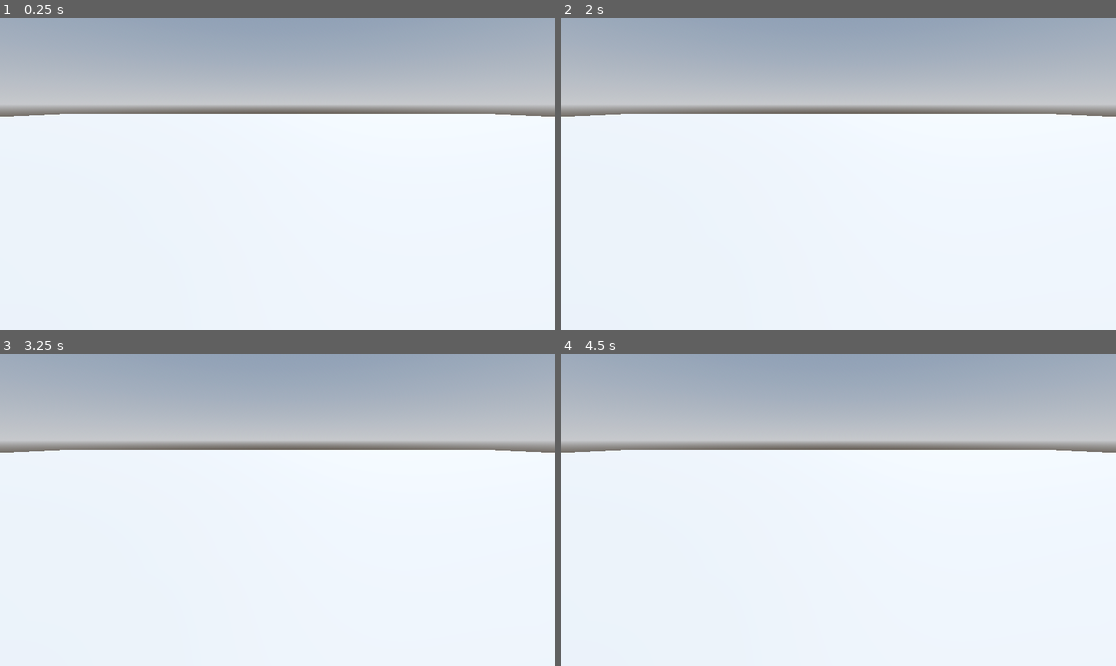
Above: before the commit, frames 1-4 (two rows, left to right).
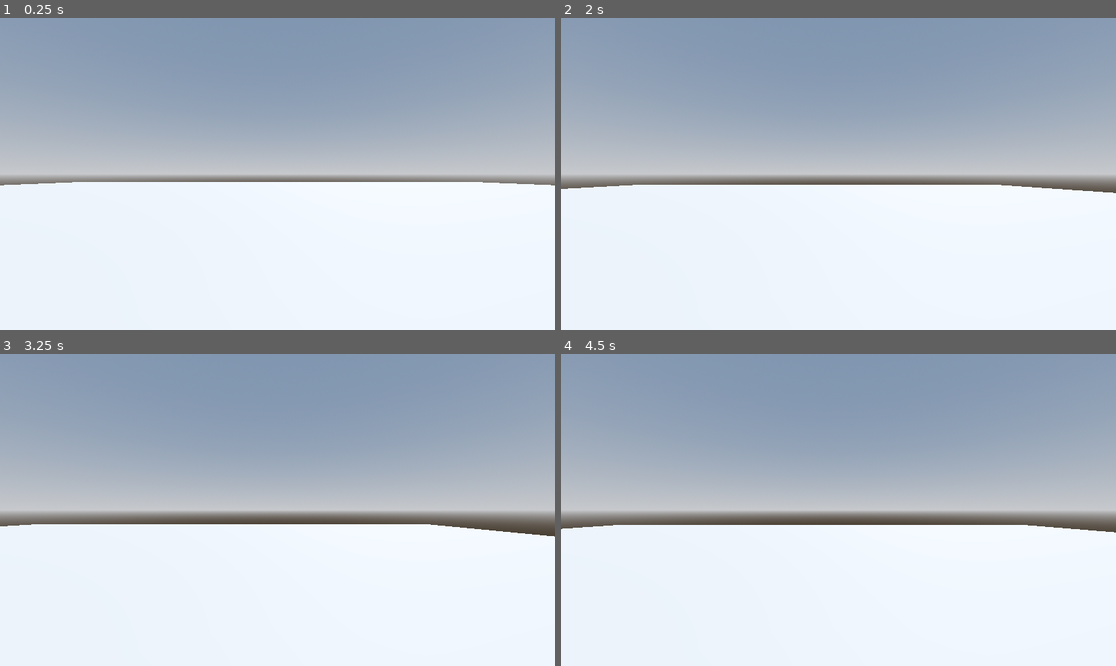
Above: after the commit, the same moments.

Repository: niamh-d/godot-3d-fps
Game: Godot game, scene res://Levels/sandbox.tscn
Two runs of this game, one before a commit and one after it. Both use one fixed random seed, a clock stepped at 60 frames per second and the inputs below.
Inputs:
- Up to frame 1 (0.25 s): no input
- Up to frame 2 (2 s): tap Enter at 0.5 s; hold D (move_right, bound only after the commit) 0.53-1.28 s; tap Space (jump, bound only after the commit) at 0.6, 0.77, 1.07, 1.25, 1.35, 1.52, 1.82 s; hold S (move_back, bound only after the commit) from 1.28 s (still down)
- Up to frame 3 (3.25 s): release S (move_back, bound only after the commit) at 2.03 s; hold D (move_right, bound only after the commit) 2.03-2.78 s; tap Space (jump, bound only after the commit) at 2.1, 2.85, 3.02 s; hold W (move_forward, bound only after the commit) from 2.78 s (still down)
- Up to frame 4 (4.5 s): tap Space (jump, bound only after the commit) at 3.32, 3.6, 3.77, 4.07, 4.35 s; release W (move_forward, bound only after the commit) at 3.53 s; hold A (move_left, bound only after the commit) from 3.53 s (still down)

The runs differ from the first frame. In frame 1, 44% of the frame differs, in the area x 0-100%, y 5-54%; in frame 2, 45%; in frame 3, 46%; in frame 4, 46%, in the area x 0-100%, y 5-58%.

Commit message:
player movement

Diff:
--- a/Levels/sandbox.tscn
+++ b/Levels/sandbox.tscn
@@ -1,4 +1,6 @@
-[gd_scene load_steps=4 format=3 uid="uid://djvputsthnw0g"]
+[gd_scene load_steps=5 format=3 uid="uid://djvputsthnw0g"]
+
+[ext_resource type="PackedScene" uid="uid://hpri5gdawsdq" path="res://Player/player.tscn" id="1_el0td"]
 
 [sub_resource type="ProceduralSkyMaterial" id="ProceduralSkyMaterial_lciwm"]
 sky_horizon_color = Color(0.64625, 0.65575, 0.67075, 1)
@@ -27,5 +29,5 @@
 use_collision = true
 size = Vector3(64, 1, 64)
 
-[node name="Camera3D" type="Camera3D" parent="."]
-transform = Transform3D(1, 0, 0, 0, 0.946018, 0.324116, 0, -0.324116, 0.946018, 0, 1.37371, 0)
+[node name="Player" parent="." instance=ExtResource("1_el0td")]
+transform = Transform3D(1, 0, 0, 0, 1, 0, 0, 0, 1, 0, 1, 0)
--- /dev/null
+++ b/Player/player.gd
@@ -0,0 +1,28 @@
+extends CharacterBody3D
+
+
+@export var speed := 5.0
+@export var jump_velocity := 4.5
+
+
+func _physics_process(delta: float) -> void:
+	# Add the gravity.
+	if not is_on_floor():
+		velocity += get_gravity() * delta
+
+	# Handle jump.
+	if Input.is_action_just_pressed("jump") and is_on_floor():
+		velocity.y = jump_velocity
+
+	# Get the input direction and handle the movement/deceleration.
+	# As good practice, you should replace UI actions with custom gameplay actions.
+	var input_dir := Input.get_vector("move_left", "move_right", "move_forward", "move_back")
+	var direction := (transform.basis * Vector3(input_dir.x, 0, input_dir.y)).normalized()
+	if direction:
+		velocity.x = direction.x * speed
+		velocity.z = direction.z * speed
+	else:
+		velocity.x = move_toward(velocity.x, 0, speed)
+		velocity.z = move_toward(velocity.z, 0, speed)
+
+	move_and_slide()
--- /dev/null
+++ b/Player/player.tscn
@@ -0,0 +1,19 @@
+[gd_scene load_steps=4 format=3 uid="uid://hpri5gdawsdq"]
+
+[ext_resource type="Script" path="res://Player/player.gd" id="1_4hj1r"]
+
+[sub_resource type="CapsuleMesh" id="CapsuleMesh_x4edi"]
+
+[sub_resource type="CapsuleShape3D" id="CapsuleShape3D_qe67t"]
+
+[node name="Player" type="CharacterBody3D"]
+script = ExtResource("1_4hj1r")
+
+[node name="MeshInstance3D" type="MeshInstance3D" parent="."]
+mesh = SubResource("CapsuleMesh_x4edi")
+
+[node name="CollisionShape3D" type="CollisionShape3D" parent="."]
+shape = SubResource("CapsuleShape3D_qe67t")
+
+[node name="Camera3D" type="Camera3D" parent="."]
+transform = Transform3D(1, 0, 0, 0, 1, 0, 0, 0, 1, 0, 0.3, 0)
--- a/project.godot
+++ b/project.godot
@@ -14,3 +14,35 @@
 run/main_scene="res://Levels/sandbox.tscn"
 config/features=PackedStringArray("4.3", "Forward Plus")
 config/icon="res://icon.svg"
+
+[input]
+
+move_forward={
+"deadzone": 0.5,
+"events": [Object(InputEventKey,"resource_local_to_scene":false,"resource_name":"","device":-1,"window_id":0,"alt_pressed":false,"shift_pressed":false,"ctrl_pressed":false,"meta_pressed":false,"pressed":false,"keycode":0,"physical_keycode":87,"key_label":0,"unicode":119,"location":0,"echo":false,"script":null)
+, Object(InputEventKey,"resource_local_to_scene":false,"resource_name":"","device":-1,"window_id":0,"alt_pressed":false,"shift_pressed":false,"ctrl_pressed":false,"meta_pressed":false,"pressed":false,"keycode":0,"physical_keycode":4194320,"key_label":0,"unicode":0,"location":0,"echo":false,"script":null)
+]
+}
+move_left={
+"deadzone": 0.5,
+"events": [Object(InputEventKey,"resource_local_to_scene":false,"resource_name":"","device":-1,"window_id":0,"alt_pressed":false,"shift_pressed":false,"ctrl_pressed":false,"meta_pressed":false,"pressed":false,"keycode":0,"physical_keycode":65,"key_label":0,"unicode":97,"location":0,"echo":false,"script":null)
+, Object(InputEventKey,"resource_local_to_scene":false,"resource_name":"","device":-1,"window_id":0,"alt_pressed":false,"shift_pressed":false,"ctrl_pressed":false,"meta_pressed":false,"pressed":false,"keycode":0,"physical_keycode":4194319,"key_label":0,"unicode":0,"location":0,"echo":false,"script":null)
+]
+}
+move_right={
+"deadzone": 0.5,
+"events": [Object(InputEventKey,"resource_local_to_scene":false,"resource_name":"","device":-1,"window_id":0,"alt_pressed":false,"shift_pressed":false,"ctrl_pressed":false,"meta_pressed":false,"pressed":false,"keycode":0,"physical_keycode":68,"key_label":0,"unicode":100,"location":0,"echo":false,"script":null)
+, Object(InputEventKey,"resource_local_to_scene":false,"resource_name":"","device":-1,"window_id":0,"alt_pressed":false,"shift_pressed":false,"ctrl_pressed":false,"meta_pressed":false,"pressed":false,"keycode":0,"physical_keycode":4194321,"key_label":0,"unicode":0,"location":0,"echo":false,"script":null)
+]
+}
+move_back={
+"deadzone": 0.5,
+"events": [Object(InputEventKey,"resource_local_to_scene":false,"resource_name":"","device":-1,"window_id":0,"alt_pressed":false,"shift_pressed":false,"ctrl_pressed":false,"meta_pressed":false,"pressed":false,"keycode":0,"physical_keycode":83,"key_label":0,"unicode":115,"location":0,"echo":false,"script":null)
+]
+}
+jump={
+"deadzone": 0.5,
+"events": [Object(InputEventKey,"resource_local_to_scene":false,"resource_name":"","device":-1,"window_id":0,"alt_pressed":false,"shift_pressed":false,"ctrl_pressed":false,"meta_pressed":false,"pressed":false,"keycode":0,"physical_keycode":32,"key_label":0,"unicode":32,"location":0,"echo":false,"script":null)
+, Object(InputEventKey,"resource_local_to_scene":false,"resource_name":"","device":-1,"window_id":0,"alt_pressed":false,"shift_pressed":false,"ctrl_pressed":false,"meta_pressed":false,"pressed":false,"keycode":0,"physical_keycode":4194322,"key_label":0,"unicode":0,"location":0,"echo":false,"script":null)
+]
+}
